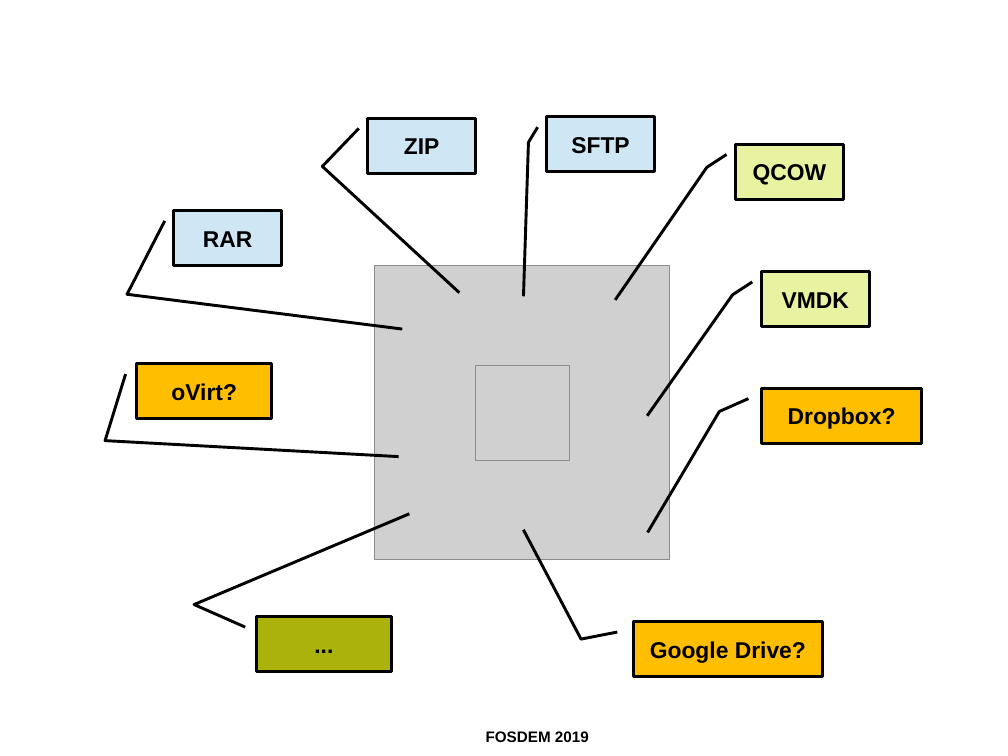
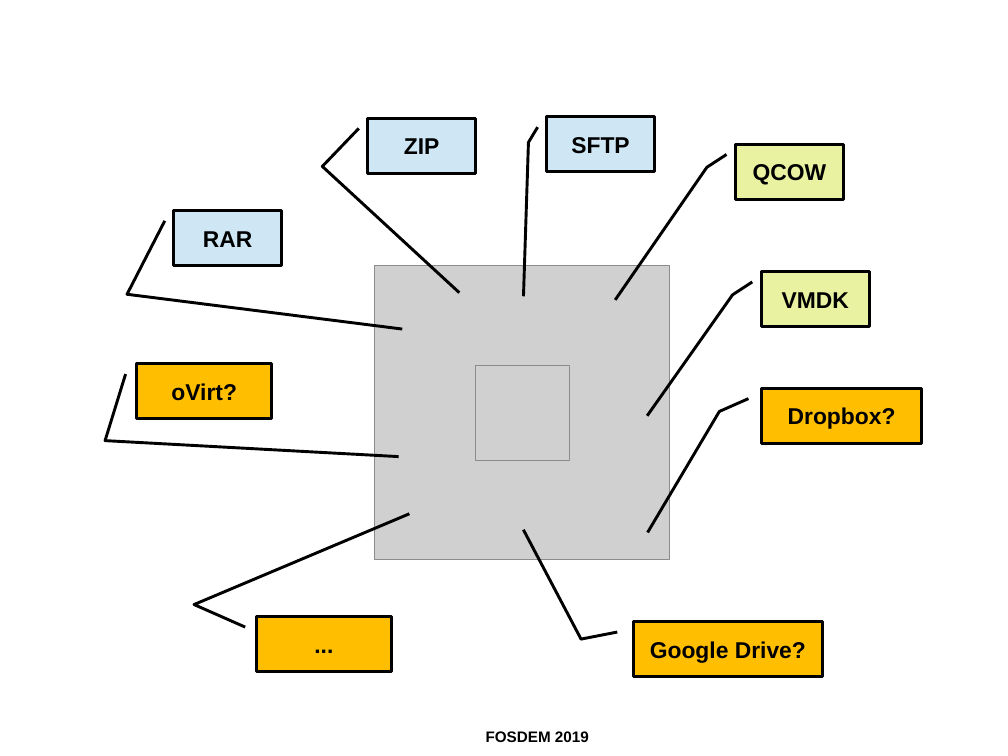
Before and after one commit to ahadas/ahadas.github.io, a slide deck: slide 23 of slides/toward_exploring_virtual_disks_using_a_file_manager.odp. Drawn at 1008x756 pixels with LibreOffice and Linux fonts; fonts in the diff are those of the drawing; grey boxes stand for pictures; background and template pictures are left out. Boxes give left, top, right and bottom in pixels: in the first picture for what was removed or moved away, otherwise in the second. Text is boxed around its words. In the diff, an @@ line names an element or a change of style, - is before the commit and + after.

```diff
--- a/slides/toward_exploring_virtual_disks_using_a_file_manager.odp
+++ b/slides/toward_exploring_virtual_disks_using_a_file_manager.odp
@@ border callout "..." at <box>256,617,391,672</box>: fill #ACB20C to #FFBF00 @@
```
Also in this commit, not shown: 3 other slides changed.
